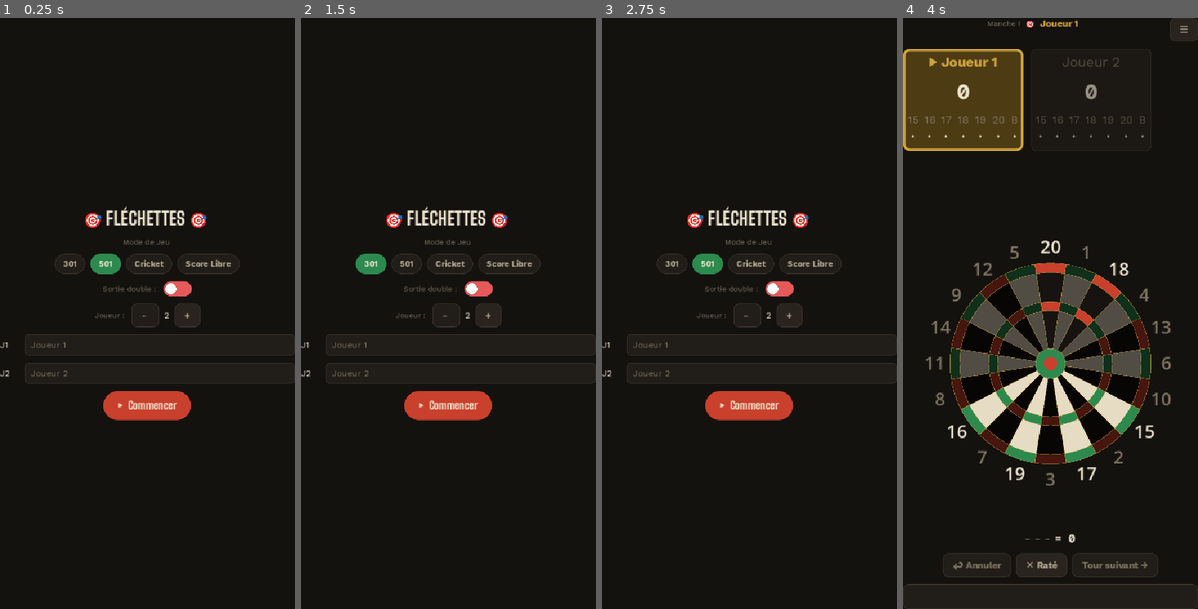
Above: before the commit, frames 1-4 (left to right).
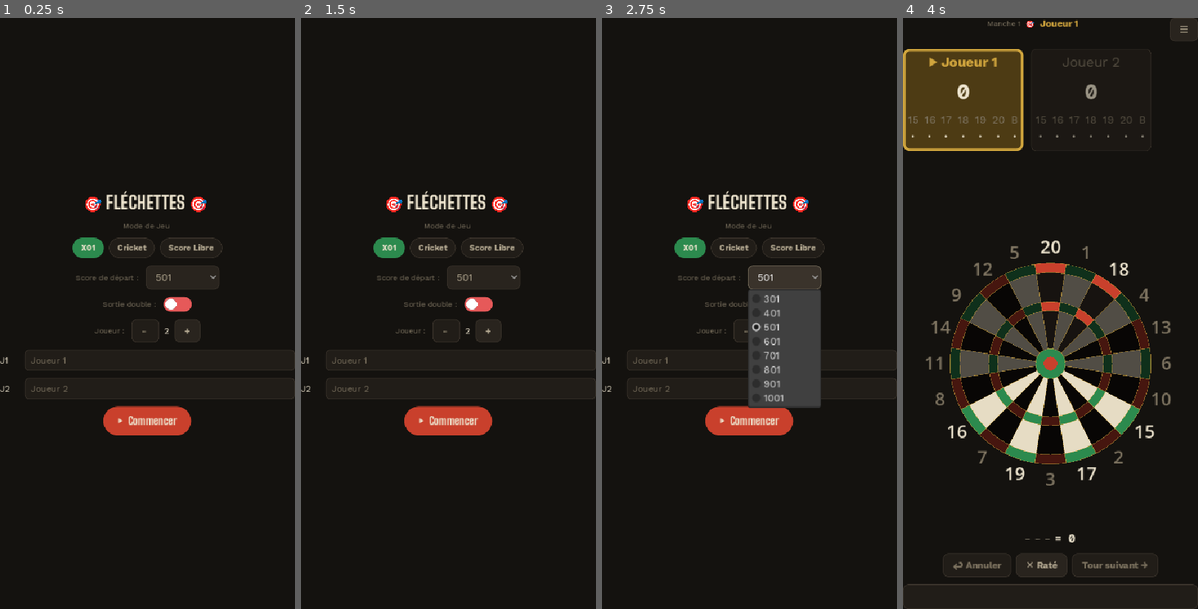
Above: after the commit, the same moments.

Repository: hugewilfried-hub/flechepointe
Game: Godot game, scene res://scenes/MainMenu.tscn
The game is run twice, just before and just after one commit, with the same random seed, the same clock (stepped at 60 frames per second) and the same inputs.
Inputs (mouse positions are in pixels of both pictures, inside the frame that each line leads up to):
- Up to frame 1 (0.25 s): no input
- Up to frame 2 (1.5 s): click (371, 266) at 0.5 s, where only the run before the commit has a clickable "301"; click (389, 248) at 1.25 s, where only the run after the commit has a clickable "X01"
- Up to frame 3 (2.75 s): click "501" at 2 s
- Up to frame 4 (4 s): click "Cricket" at 2.75 s; click "▶ Commencer" at 3.5 s

The runs differ from the first frame. In frame 1, 5.9% of the frame differs, in the area x 0-100%, y 29-71%; in frame 2, 5.9%; in frame 3, 10%; in frame 4, nothing differs.

Commit message:
Mode X01 : choix du score de depart de 301 a 1001
- Les modes 301/501 deviennent un seul mode X01 + GameData.start_score.
- Menu : bouton X01 et liste deroulante 301/401/.../1001 (defaut 501).
- Sortie double, bust, suggestion de finish : valables pour tous les scores.
- Sauvegardes : start_score enregistre ; les anciennes sauvegardes 301 et
  501 sont migrees automatiquement au chargement.

Co-Authored-By: Claude Sonnet 5.5 <noreply@anthropic.com>

Diff:
--- a/autoloads/GameData.gd
+++ b/autoloads/GameData.gd
@@ -10,14 +10,20 @@
 #  via "GameData.xxx" car c'est un Autoload (singleton global).
 # ─────────────────────────────────────────────
 
-enum GameMode { MODE_301, MODE_501, CRICKET, FREE_SCORE }
+# X01 = 301, 401 ... 1001 (score de départ dans start_score). LEGACY_501 ne
+# sert qu'à relire d'anciennes sauvegardes (ancien mode 501 = valeur 1).
+enum GameMode { X01, LEGACY_501, CRICKET, FREE_SCORE }
+
+## Scores de départ proposés dans le menu.
+const START_SCORES: Array[int] = [301, 401, 501, 601, 701, 801, 901, 1001]
 
 # Les 7 numéros valables au Cricket : 15 à 20 + le Bull (25).
 # Un lancer sur un autre numéro (1-14) ne compte pour rien en Cricket.
 const CRICKET_NUMBERS: Array[int] = [15, 16, 17, 18, 19, 20, 25]
 
 # ── Paramètres de la partie ──────────────────
-var game_mode: GameMode = GameMode.MODE_501
+var game_mode: GameMode = GameMode.X01
+var start_score: int = 501
 var player_names: Array[String] = []
 
 # Règle "sortie double" (301/501 uniquement) : si activée, un joueur ne
@@ -71,15 +77,13 @@
 	pending_bust          = false
 	players.clear()
 
-	# Le score de départ ne sert qu'aux modes 301/501 (compte à rebours).
-	var starting_score := 501
-	if mode == GameMode.MODE_301:
-		starting_score = 301
+	# Le score de départ ne sert qu'au mode X01 (compte à rebours).
+	var starting_score := start_score
 
 	for pname in names:
 		var p: Dictionary = {
 			"name":          pname,
-			"score":         starting_score,  # 301 / 501
+			"score":         starting_score,  # X01
 			"free_score":    0,               # Score libre
 			"cricket_marks": {},              # {numéro: int 0..3}
 			"cricket_score": 0,               # Points marqués en Cricket
@@ -154,3 +158,15 @@
 func replay() -> void:
 	print("[GameData] replay() -> on relance une partie avec les mêmes joueurs")
 	setup_game(game_mode, player_names)
+
+## Nom court d'un mode pour les libellés/récapitulatifs : le score de
+## départ pour X01 ("501"), sinon "Cricket" / "Score libre".
+func mode_name(mode: int, start: int) -> String:
+	match mode:
+		GameMode.X01, GameMode.LEGACY_501:
+			return str(start if mode == GameMode.X01 else 501)
+		GameMode.CRICKET:
+			return "Cricket"
+		GameMode.FREE_SCORE:
+			return "Score libre"
+	return "?"
--- a/autoloads/SaveManager.gd
+++ b/autoloads/SaveManager.gd
@@ -35,6 +35,7 @@
 		"label":                _build_label(),
 		"saved_at":             Time.get_datetime_string_from_system(),
 		"game_mode":            GameData.game_mode,
+		"start_score":          GameData.start_score,
 		"player_names":         GameData.player_names,
 		"double_out":           GameData.double_out,
 		"cut_throat":           GameData.cut_throat,
@@ -59,14 +60,8 @@
 ## Construit un libellé lisible pour la liste des reprises, ex:
 ## "501 · Joueur 1, Joueur 2 · Manche 3".
 func _build_label() -> String:
-	var mode_names := {
-		GameData.GameMode.MODE_301:   "301",
-		GameData.GameMode.MODE_501:   "501",
-		GameData.GameMode.CRICKET:    "Cricket",
-		GameData.GameMode.FREE_SCORE: "Score libre",
-	}
 	var names := ", ".join(GameData.player_names)
-	return "%s · %s · Manche %d" % [mode_names.get(GameData.game_mode, "?"), names, GameData.round_number]
+	return "%s · %s · Manche %d" % [GameData.mode_name(GameData.game_mode, GameData.start_score), names, GameData.round_number]
 
 # ─────────────────────────────────────────────
 #  Liste / lecture
@@ -115,7 +110,20 @@
 	var text := file.get_as_text()
 	file.close()
 	var parsed: Variant = JSON.parse_string(text)
-	return parsed if parsed is Dictionary else null
+	if parsed is Dictionary:
+		return _migrate(parsed)
+	return null
+
+## Anciennes sauvegardes : le mode 301 était la valeur 0 (sans start_score)
+## et le 501 la valeur 1. Tout devient X01 + score de départ.
+func _migrate(data: Dictionary) -> Dictionary:
+	var mode := int(data.get("game_mode", 0))
+	if mode == GameData.GameMode.LEGACY_501:
+		data["game_mode"]   = GameData.GameMode.X01
+		data["start_score"] = 501
+	elif mode == GameData.GameMode.X01 and not data.has("start_score"):
+		data["start_score"] = 301
+	return data
 
 # ─────────────────────────────────────────────
 #  Chargement
@@ -130,6 +138,7 @@
 		return false
 
 	GameData.game_mode            = data["game_mode"]
+	GameData.start_score          = int(data.get("start_score", 501))
 	GameData.player_names         = _to_string_array(data["player_names"])
 	GameData.double_out           = data.get("double_out", false)
 	GameData.cut_throat           = data.get("cut_throat", false)
--- a/components/ScorePanel.gd
+++ b/components/ScorePanel.gd
@@ -96,7 +96,7 @@
 
 	# ── Score principal ──────────────────────
 	match mode:
-		GameData.GameMode.MODE_301, GameData.GameMode.MODE_501:
+		GameData.GameMode.X01:
 			_add_score_301_501(col, p, idx, current_idx, pending_pts)
 		GameData.GameMode.CRICKET:
 			_add_score_cricket(col, p, idx, current_idx)
--- a/scenes/Game.gd
+++ b/scenes/Game.gd
@@ -101,7 +101,7 @@
 	dartboard.cricket_mode = (GameData.game_mode == GameData.GameMode.CRICKET)
 
 	# Rappel visuel de la règle "sortie double" si elle est active (301/501 uniquement).
-	lbl_double_out.visible = GameData.double_out and GameData.game_mode in [GameData.GameMode.MODE_301, GameData.GameMode.MODE_501]
+	lbl_double_out.visible = GameData.double_out and GameData.game_mode in [GameData.GameMode.X01]
 
 	# Reprise d'une partie sauvegardée en pleine volée : on remet les
 	# fléchettes déjà lancées avant de rafraîchir l'affichage, puis on
@@ -283,7 +283,7 @@
 	# restant, le joueur "casse" (bust) et perdra son tour entier
 	# (voir _apply_301_501). On le détecte dès la 1ère/2e/3e fléchette
 	# pour prévenir immédiatement le joueur à l'écran.
-	if GameData.game_mode in [GameData.GameMode.MODE_301, GameData.GameMode.MODE_501]:
+	if GameData.game_mode in [GameData.GameMode.X01]:
 		var start_score: int = GameData.get_current_player()["score"]
 		if _is_bust(start_score, _turn_total(), multiplier, GameData.double_out):
 			_bust = true
@@ -312,7 +312,7 @@
 func _turn_closed() -> bool:
 	if _darts.size() >= 3 or _bust:
 		return true
-	if GameData.game_mode in [GameData.GameMode.MODE_301, GameData.GameMode.MODE_501]:
+	if GameData.game_mode in [GameData.GameMode.X01]:
 		return GameData.get_current_player()["score"] - _turn_total() == 0 and not _darts.is_empty()
 	return false
 
@@ -384,7 +384,7 @@
 func _apply_turn() -> void:
 	var player := GameData.get_current_player()
 	match GameData.game_mode:
-		GameData.GameMode.MODE_301, GameData.GameMode.MODE_501:
+		GameData.GameMode.X01:
 			_apply_301_501(player)
 		GameData.GameMode.CRICKET:
 			_apply_cricket(player)
@@ -579,7 +579,7 @@
 ## "bust" et qu'il reste au moins une fléchette à lancer ce tour.
 func _refresh_checkout_hint() -> void:
 	var applicable := (
-		GameData.game_mode in [GameData.GameMode.MODE_301, GameData.GameMode.MODE_501]
+		GameData.game_mode in [GameData.GameMode.X01]
 		and not _bust
 	)
 	if not applicable:
--- a/scenes/MainMenu.gd
+++ b/scenes/MainMenu.gd
@@ -13,8 +13,9 @@
 @onready var load_confirm:      ConfirmationDialog = $load_confirm
 @onready var saves_panel:       PanelContainer = $VBoxContainer/saves_panel
 @onready var saves_list:        VBoxContainer = $VBoxContainer/saves_panel/saves_col/saves_scroll/saves_list
-@onready var btn_301:           Button        = $VBoxContainer/mode_box/btn_301
-@onready var btn_501:           Button        = $VBoxContainer/mode_box/btn_501
+@onready var btn_x01:           Button        = $VBoxContainer/mode_box/btn_x01
+@onready var start_row:         HFlowContainer = $VBoxContainer/start_row
+@onready var opt_start:         OptionButton  = $VBoxContainer/start_row/opt_start
 @onready var btn_cricket:       Button        = $VBoxContainer/mode_box/bnt_cricket
 @onready var btn_free:          Button        = $VBoxContainer/mode_box/bnt_free
 @onready var double_out_row:    HFlowContainer = $VBoxContainer/double_out_row
@@ -27,7 +28,8 @@
 @onready var names_container:   VBoxContainer = $VBoxContainer/VBoxContainer
 @onready var btn_start:         Button        = $VBoxContainer/btn_start
 
-var _mode: GameData.GameMode = GameData.GameMode.MODE_501
+var _mode: GameData.GameMode = GameData.GameMode.X01
+var _start_score: int = 501
 var _player_count: int = 2
 var _double_out: bool = false
 var _cut_throat: bool = false
@@ -51,8 +53,7 @@
 	load_confirm.get_cancel_button().text = "Annuler"
 	load_confirm.confirmed.connect(_on_load_confirmed)
 
-	btn_301.pressed.connect(func(): _set_mode(GameData.GameMode.MODE_301))
-	btn_501.pressed.connect(func(): _set_mode(GameData.GameMode.MODE_501))
+	btn_x01.pressed.connect(func(): _set_mode(GameData.GameMode.X01))
 	btn_cricket.pressed.connect(func(): _set_mode(GameData.GameMode.CRICKET))
 	btn_free.pressed.connect(func(): _set_mode(GameData.GameMode.FREE_SCORE))
 
@@ -60,12 +61,19 @@
 	btn_plus.pressed.connect(func():  _change_count(+1))
 	btn_start.pressed.connect(_on_start)
 	chk_double_out.toggled.connect(_on_double_out_toggled)
+
+	for s in GameData.START_SCORES:
+		opt_start.add_item(str(s))
+	_start_score = GameData.start_score
+	opt_start.select(maxi(GameData.START_SCORES.find(GameData.start_score), 0))
+	opt_start.item_selected.connect(_on_start_selected)
 	chk_cut_throat.toggled.connect(_on_cut_throat_toggled)
 
 	# Pré-remplir si on revient du WinScreen (rejouer)
 	if GameData.player_names.size() >= 2:
 		_player_count = GameData.player_names.size()
 		_mode         = GameData.game_mode
+		_start_score  = GameData.start_score
 		_double_out   = GameData.double_out
 		_cut_throat   = GameData.cut_throat
 
@@ -129,23 +137,17 @@
 ## Construit le texte récapitulatif : mode, manche, et le point de
 ## chaque joueur (formaté comme sur ScorePanel/WinScreen selon le mode).
 func _build_save_summary(data: Dictionary) -> String:
-	var mode_names := {
-		GameData.GameMode.MODE_301:   "301",
-		GameData.GameMode.MODE_501:   "501",
-		GameData.GameMode.CRICKET:    "Cricket",
-		GameData.GameMode.FREE_SCORE: "Score libre",
-	}
-	var mode: int = int(data.get("game_mode", GameData.GameMode.MODE_501))
+	var mode: int = int(data.get("game_mode", GameData.GameMode.X01))
 
 	var lines: Array[String] = []
-	lines.append("%s%s — Manche %d" % [mode_names.get(mode, "?"), " (Cut-Throat)" if data.get("cut_throat", false) else "", int(data.get("round_number", 1))])
+	lines.append("%s%s — Manche %d" % [GameData.mode_name(mode, int(data.get("start_score", 501))), " (Cut-Throat)" if data.get("cut_throat", false) else "", int(data.get("round_number", 1))])
 	lines.append("")
 
 	for raw_p in data.get("players", []) as Array:
 		var p: Dictionary = raw_p
 		var score_text: String
 		match mode:
-			GameData.GameMode.MODE_301, GameData.GameMode.MODE_501:
+			GameData.GameMode.X01:
 				score_text = "%d restant" % int(p.get("score", 0))
 			GameData.GameMode.CRICKET:
 				score_text = "%d pts" % int(p.get("cricket_score", 0))
@@ -179,17 +181,17 @@
 	_refresh_mode_buttons()
 
 func _refresh_mode_buttons() -> void:
-	for btn in [btn_301, btn_501, btn_cricket, btn_free]:
+	for btn in [btn_x01, btn_cricket, btn_free]:
 		btn.theme_type_variation = &"SegButton"
 
 	match _mode:
-		GameData.GameMode.MODE_301:     btn_301.theme_type_variation     = &"SegButtonSelected"
-		GameData.GameMode.MODE_501:     btn_501.theme_type_variation     = &"SegButtonSelected"
+		GameData.GameMode.X01:          btn_x01.theme_type_variation     = &"SegButtonSelected"
 		GameData.GameMode.CRICKET:      btn_cricket.theme_type_variation = &"SegButtonSelected"
 		GameData.GameMode.FREE_SCORE:   btn_free.theme_type_variation    = &"SegButtonSelected"
 
 	# La sortie double n'a de sens qu'en 301/501 (compte à rebours).
-	double_out_row.visible = (_mode == GameData.GameMode.MODE_301 or _mode == GameData.GameMode.MODE_501)
+	double_out_row.visible = (_mode == GameData.GameMode.X01)
+	start_row.visible = (_mode == GameData.GameMode.X01)
 	cut_throat_row.visible = (_mode == GameData.GameMode.CRICKET)
 
 # ─────────────────────────────────────────────
@@ -298,6 +300,7 @@
 
 	print("[MainMenu] Démarrage de la partie : mode=%s, joueurs=%s, sortie double=%s" % [GameData.GameMode.keys()[_mode], names, _double_out])
 	GameData.double_out = _double_out
+	GameData.start_score = _start_score
 	GameData.cut_throat = _cut_throat
 	GameData.setup_game(_mode, names)
 	get_tree().change_scene_to_file(GAME_SCENE)
@@ -306,3 +309,7 @@
 	print("[MainMenu] Cut-Throat -> %s" % pressed)
 	_cut_throat = pressed
 	_style_switch(chk_cut_throat, _cut_throat)
+
+func _on_start_selected(index: int) -> void:
+	_start_score = GameData.START_SCORES[index]
+	print("[MainMenu] Score de départ -> %d" % _start_score)
--- a/scenes/MainMenu.tscn
+++ b/scenes/MainMenu.tscn
@@ -64,15 +64,10 @@
 layout_mode = 2
 alignment = 1
 
-[node name="btn_301" type="Button" parent="VBoxContainer/mode_box" unique_id=401579492]
+[node name="btn_x01" type="Button" parent="VBoxContainer/mode_box" unique_id=401579492]
 layout_mode = 2
 theme_type_variation = &"SegButton"
-text = "301"
-
-[node name="btn_501" type="Button" parent="VBoxContainer/mode_box" unique_id=1225306201]
-layout_mode = 2
-theme_type_variation = &"SegButton"
-text = "501"
+text = "X01"
 
 [node name="bnt_cricket" type="Button" parent="VBoxContainer/mode_box" unique_id=1053058241]
 layout_mode = 2
@@ -83,6 +78,19 @@
 layout_mode = 2
 theme_type_variation = &"SegButton"
 text = "Score Libre"
+
+[node name="start_row" type="HFlowContainer" parent="VBoxContainer"]
+layout_mode = 2
+alignment = 1
+
+[node name="Label" type="Label" parent="VBoxContainer/start_row"]
+layout_mode = 2
+theme_type_variation = &"MutedLabel"
+text = "Score de départ : "
+
+[node name="opt_start" type="OptionButton" parent="VBoxContainer/start_row"]
+layout_mode = 2
+custom_minimum_size = Vector2(120, 0)
 
 [node name="double_out_row" type="HFlowContainer" parent="VBoxContainer" unique_id=1715932264]
 layout_mode = 2
--- a/scenes/WinScreen.gd
+++ b/scenes/WinScreen.gd
@@ -76,7 +76,7 @@
 	# le meilleur a le score de points le PLUS HAUT.
 	var sorted_players := GameData.players.duplicate()
 	match GameData.game_mode:
-		GameData.GameMode.MODE_301, GameData.GameMode.MODE_501:
+		GameData.GameMode.X01:
 			sorted_players.sort_custom(func(a, b): return a["score"] < b["score"])
 		GameData.GameMode.CRICKET:
 			if GameData.cut_throat:
@@ -120,7 +120,7 @@
 		score_lbl.theme_type_variation = &"ScoreLabel"
 		score_lbl.add_theme_font_size_override("font_size", 16)
 		match GameData.game_mode:
-			GameData.GameMode.MODE_301, GameData.GameMode.MODE_501:
+			GameData.GameMode.X01:
 				score_lbl.text = "%d pts restants" % p["score"]
 			GameData.GameMode.CRICKET:
 				score_lbl.text = "%d pts" % p["cricket_score"]
